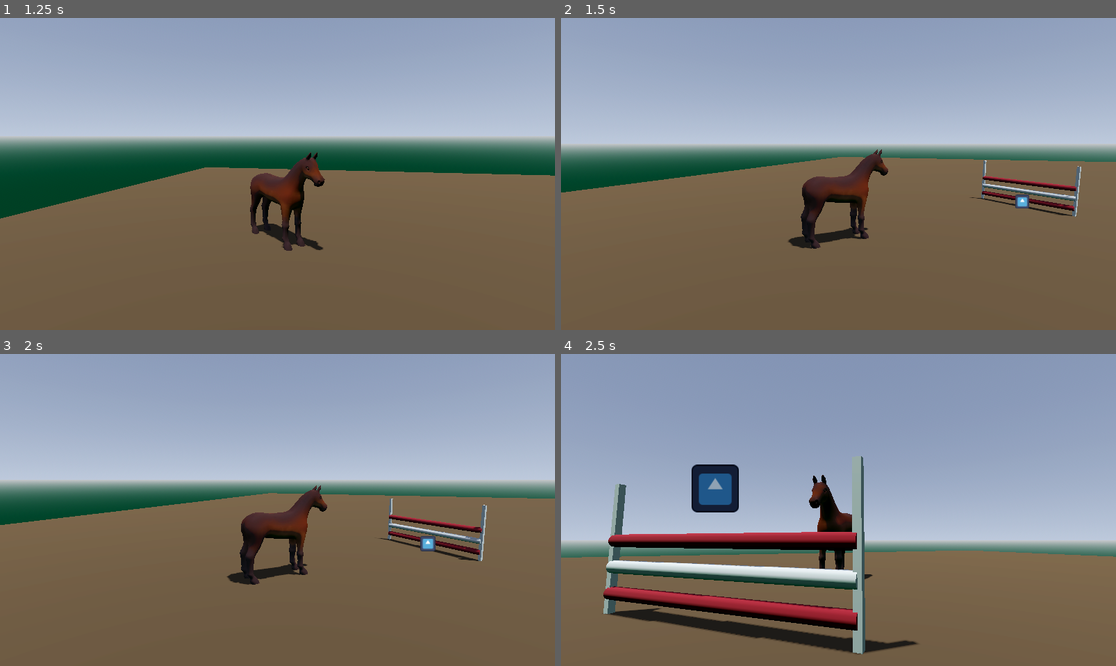
Above: before the commit, frames 1-4 (two rows, left to right).
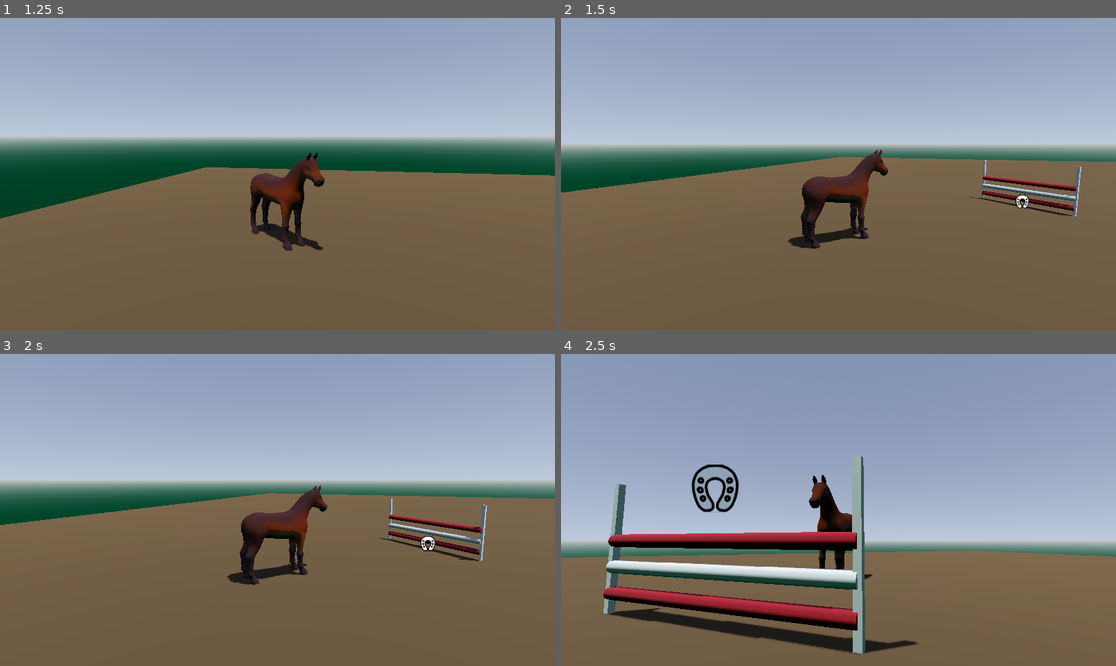
Above: after the commit, the same moments.

Repository: annasohva/PonyJump
Game: Godot game, scene res://game/main.tscn
Same seed, same stepped clock (60 frames per second), same inputs: the game is played once before the commit and once after it. The engine's default icon, where the game draws it, is replaced by a stand-in: a white triangle on a blue panel in a dark square.
Inputs (mouse positions are in pixels of both pictures, inside the frame that each line leads up to):
- Up to frame 1 (1.25 s): tap Enter at 0.5 s; move the mouse to (271, 180) at 0.52 s; hold W (forward) from 0.53 s (still down); hold Space (jump) from 0.53 s (still down)
- Up to frame 2 (1.5 s): keep holding W (forward); move the mouse to (877, 177) at 1.27 s; release Space (jump) at 1.28 s; tap Space (jump) at 1.35 s
- Up to frame 3 (2 s): keep holding W (forward); tap Space (jump) at 1.52, 1.82 s
- Up to frame 4 (2.5 s): keep holding W (forward); move the mouse to (794, 506) at 2.02 s; hold Space (jump) from 2.03 s (still down)

Frame 1 is identical in both runs. In frame 2, 0.1% of the frame differs, in the area x 81-85%, y 56-62%; in frame 3, 0.1%; in frame 4, 1.2%, in the area x 23-33%, y 35-51%.

Commit message:
Imported jumping icon texture

Diff:
--- a/actors/obstacle/obstacle.tscn
+++ b/actors/obstacle/obstacle.tscn
@@ -2,7 +2,7 @@
 
 [ext_resource type="Script" uid="uid://c8qt6h77wb2ow" path="res://actors/obstacle/obstacle.gd" id="1_mgvnl"]
 [ext_resource type="Script" uid="uid://cykl2ulj4cbti" path="res://actors/obstacle/pole.gd" id="2_hh74y"]
-[ext_resource type="Texture2D" uid="uid://s4rg30o7ue6r" path="res://assets/icon.svg" id="3_io0e8"]
+[ext_resource type="Texture2D" uid="uid://cbvrdelry7au4" path="res://assets/textures/jumping_icon.png" id="3_io0e8"]
 
 [sub_resource type="BoxShape3D" id="BoxShape3D_mgvnl"]
 size = Vector3(0.1, 2, 0.1)
Binary file added: assets/textures/jumping_icon.png
Not shown, added: assets/textures/jumping_icon.png.import
